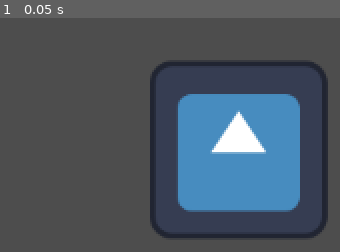
Above: before the commit, frame 1.
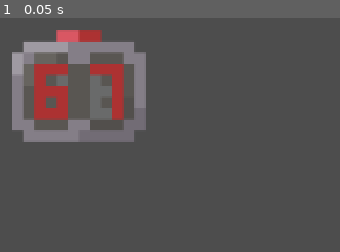
Above: after the commit, the same moment.

Repository: GragonGit/Too-Many-Timers
Game: Godot game, scene res://main.tscn
Same seed, same stepped clock (60 frames per second), same inputs: the game is played once before the commit and once after it. The engine's default icon, where the game draws it, is replaced by a stand-in: a white triangle on a blue panel in a dark square.
Inputs:
- Up to frame 1 (0.05 s): no input

The runs differ from the first frame. In frame 1, 35% of the frame differs, in the area x 3-97%, y 5-95%.

Commit message:
Add digital clock

Diff:
--- /dev/null
+++ b/Timer/digital_clock/digital-clock-anim.tres
@@ -0,0 +1,56 @@
+[gd_resource type="SpriteFrames" format=3 uid="uid://dg215tlx0gjnu"]
+
+[ext_resource type="Texture2D" uid="uid://c00tni14sfxta" path="res://timer/digital_clock/digital-clock.png" id="1_fun3s"]
+
+[sub_resource type="AtlasTexture" id="AtlasTexture_c76j7"]
+atlas = ExtResource("1_fun3s")
+region = Rect2(0, 0, 16, 16)
+
+[sub_resource type="AtlasTexture" id="AtlasTexture_fun3s"]
+atlas = ExtResource("1_fun3s")
+region = Rect2(0, 0, 16, 16)
+
+[sub_resource type="AtlasTexture" id="AtlasTexture_565sx"]
+atlas = ExtResource("1_fun3s")
+region = Rect2(16, 0, 16, 16)
+
+[resource]
+animations = [{
+"frames": [{
+"duration": 1.0,
+"texture": SubResource("AtlasTexture_c76j7")
+}],
+"loop": 0,
+"name": &"idle",
+"speed": 5.0
+}, {
+"frames": [{
+"duration": 1.0,
+"texture": SubResource("AtlasTexture_fun3s")
+}, {
+"duration": 1.0,
+"texture": SubResource("AtlasTexture_565sx")
+}],
+"loop": 0,
+"name": &"press",
+"speed": 5.0
+}, {
+"frames": [{
+"duration": 1.0,
+"texture": SubResource("AtlasTexture_565sx")
+}],
+"loop": 0,
+"name": &"pressed",
+"speed": 5.0
+}, {
+"frames": [{
+"duration": 1.0,
+"texture": SubResource("AtlasTexture_565sx")
+}, {
+"duration": 1.0,
+"texture": SubResource("AtlasTexture_fun3s")
+}],
+"loop": 0,
+"name": &"release",
+"speed": 5.0
+}]
--- /dev/null
+++ b/Timer/digital_clock/digital-clock.tscn
@@ -0,0 +1,27 @@
+[gd_scene format=3 uid="uid://kmmjj2ittgkw"]
+
+[ext_resource type="SpriteFrames" uid="uid://dg215tlx0gjnu" path="res://timer/digital_clock/digital-clock-anim.tres" id="1_38c5i"]
+[ext_resource type="Script" uid="uid://m2i3oij8shxy" path="res://timer/digital_clock/digital_clock.gd" id="2_sf7an"]
+[ext_resource type="Script" uid="uid://dbwsyn35pn7su" path="res://timer/BaseTimer.gd" id="3_yja6s"]
+
+[sub_resource type="RectangleShape2D" id="RectangleShape2D_g4v7s"]
+size = Vector2(13, 6.5)
+
+[node name="DigitalClock" type="AnimatedSprite2D" unique_id=548302011]
+scale = Vector2(8, 8)
+sprite_frames = ExtResource("1_38c5i")
+animation = &"release"
+script = ExtResource("2_sf7an")
+
+[node name="Area2D" type="Area2D" parent="." unique_id=448561039]
+
+[node name="CollisionShape2D" type="CollisionShape2D" parent="Area2D" unique_id=1600830159]
+position = Vector2(0, -4)
+shape = SubResource("RectangleShape2D_g4v7s")
+
+[node name="BaseTimer" type="Node" parent="." unique_id=174428712]
+script = ExtResource("3_yja6s")
+metadata/_custom_type_script = "uid://dbwsyn35pn7su"
+
+[connection signal="reset" from="." to="BaseTimer" method="press_reset_button"]
+[connection signal="input_event" from="Area2D" to="." method="press_reset_button_area2d"]
--- /dev/null
+++ b/Timer/digital_clock/digital_clock.gd
@@ -0,0 +1,7 @@
+extends AnimatedSprite2D
+
+signal reset
+
+func press_reset_button_area2d(_viewport: Node, event: InputEvent, _shape_idx: int) -> void:
+	if event is InputEventMouseButton and event.button_index == MOUSE_BUTTON_LEFT and event.pressed:
+		reset.emit()
--- a/main.tscn
+++ b/main.tscn
@@ -1,9 +1,10 @@
 [gd_scene format=3 uid="uid://b1mm3o80v4b8y"]
 
-[ext_resource type="Texture2D" uid="uid://b42rey8henxu5" path="res://icon.svg" id="1_ig7tw"]
+[ext_resource type="PackedScene" uid="uid://kmmjj2ittgkw" path="res://timer/digital_clock/digital-clock.tscn" id="1_ig7tw"]
 
-[node name="Node2D" type="Node2D" unique_id=1905846536]
+[node name="Game" type="Node" unique_id=884841435]
 
-[node name="Icon" type="Sprite2D" parent="." unique_id=784498749]
-position = Vector2(611, 334)
-texture = ExtResource("1_ig7tw")
+[node name="Scene" type="Node" parent="." unique_id=25121995]
+
+[node name="DigitalClock" parent="Scene" unique_id=548302011 instance=ExtResource("1_ig7tw")]
+position = Vector2(496, 280)
Binary file added: Timer/digital_clock/digital-clock.png
Not shown, added: Timer/digital_clock/digital-clock.png.import
Not shown, added: Timer/digital_clock/digital_clock.gd.uid
Not shown, changed: .gitignore
